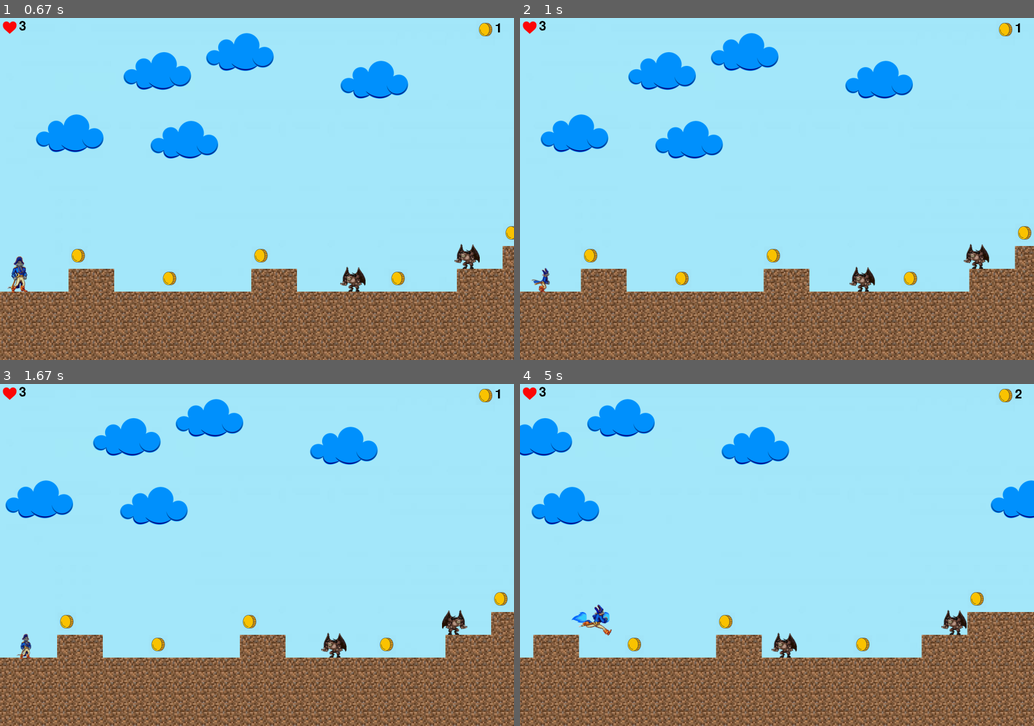
Above: before the commit, frames 1-4 (two rows, left to right).
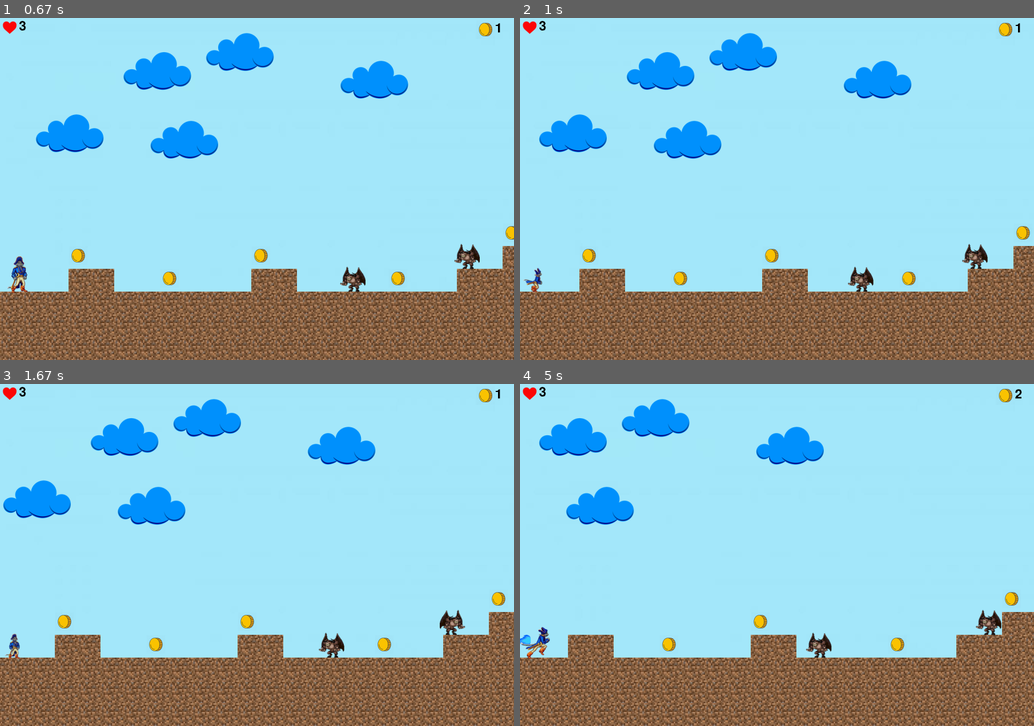
Above: after the commit, the same moments.

Repository: TimerBond/game
Game: pygame game, started from pygame/ProjectPygame/Main.py
The game is run twice, just before and just after one commit, with the same random seed, the same clock (stepped at 60 frames per second) and the same inputs.
Inputs (mouse positions are in pixels of both pictures, inside the frame that each line leads up to):
- Up to frame 1 (0.67 s): click (257, 189) at 0.38 s
- Up to frame 2 (1 s): hold R from 0.67 s (still down); hold Right from 0.67 s (still down)
- Up to frame 3 (1.67 s): release R at 1.13 s; release Right at 1.13 s; tap Space at 1.17 s; hold Right from 1.57 s (still down)
- Up to frame 4 (5 s): tap V at 1.72, 3.28, 4.88 s; release Right at 2.03 s; hold Right 2.07-2.53 s; tap T at 2.22, 3.72 s; hold Left 2.57-3.1 s; hold Left 3.13-3.53 s; hold Right 3.57-4.2 s; hold Left 4.23-4.7 s; hold Right from 4.73 s (still down)

Frame 1 is identical in both runs. In frame 2, 13% of the frame differs, in the area x 0-100%, y 4-100%; in frame 3, 15%; in frame 4, 22%.

Commit message:
Add files via upload

Diff:
--- /dev/null
+++ b/pygame/ProjectPygame/1.py
@@ -0,0 +1,2 @@
+import pygame.examples.eventlist
+pygame.examples.eventlist.main()
--- a/pygame/ProjectPygame/Main.py
+++ b/pygame/ProjectPygame/Main.py
@@ -69,9 +69,9 @@
     return x, y, count
 
 
-def Camera(all_sprites):
+def Camera(all_sprites, to):
     for sprite in all_sprites:
-        sprite.rect.x -= PLAYER_SPEED
+        sprite.rect.x -= PLAYER_SPEED * to
 
 
 pygame.font.init()
@@ -108,37 +108,43 @@
 
 start_screen()
 
-player = MainPlayer.AnimatedSprite(player_x, player_y, player_group, all_blocks)
+player = MainPlayer.AnimatedSprite(player_x, player_y, player_group, all_blocks, all_sprites)
 go = False
 clock = pygame.time.Clock()
 player_HP = 3
+to = 1
 while running:
     player_HP = player.HP
     for event in pygame.event.get():
         if event.type == pygame.QUIT:
             running = False
         elif event.type == pygame.KEYDOWN:
+            if event.key == 276:
+                to = -1
+                go = player.forward(to)
+                Camera(all_sprites, to)
             if event.key == 114:
                 player.changeHeightMode(1)
             if event.key == 116:
                 player.changeHeightMode(0)
             if event.key == 275:
-                go = player.forward()
-                Camera(all_sprites)
+                to = 1
+                go = player.forward(to)
+                Camera(all_sprites, to)
             if event.key == 32:
-                if go:
+                if go and player.heightMode == 0:
                     player.jump()
             if event.key == 118:
                 pos_x = player.rect.x
                 pos_y = player.rect.y
                 HeroBullet.HeroBullet(hero_bullets, all_sprites, pos_x, pos_y, all_blocks, monsters)
         elif event.type == pygame.KEYUP:
-            if event.key == 275:
+            if event.key == 275 or event.key == 276:
                 go = False
                 player.stop()
     if go:
-        go = player.forward()
-        Camera(all_sprites)
+        go = player.forward(to)
+        Camera(all_sprites, to)
     screen.fill((255, 255, 255))
     back.draw(screen)
     clouds_sprites.draw(screen)
--- a/pygame/ProjectPygame/MainPlayer.py
+++ b/pygame/ProjectPygame/MainPlayer.py
@@ -6,11 +6,12 @@
     modes = {
         0: (pygame.image.load('sprites/anim1.png'), pygame.image.load('sprites/anim1_1.png'), 8, 1),
         1: (pygame.image.load('sprites/anim2.png'), pygame.image.load('sprites/anim2_2.png'), 9, 1),
-        2: (pygame.image.load('sprites/anim3.png'), pygame.image.load('sprites/anim3_3.png'), 7, 1)
+        2: (pygame.image.load('sprites/anim3.png'), pygame.image.load('sprites/anim3_3.png'), 7, 1),
+        3: (pygame.image.load('sprites/anim4.png'), pygame.image.load('sprites/anim4_4.png'), 9, 1)
     }
 
-    def __init__(self, x, y, all_sprites, all_blocks):
-        super().__init__(all_sprites)
+    def __init__(self, x, y, group, all_blocks, all_sprites):
+        super().__init__(group, all_sprites)
         self.heightMode = 0
         self.mode = 0
         self.frames = []
@@ -46,14 +47,17 @@
         self.cut_sheet(AnimatedSprite.modes[mode][self.heightMode], AnimatedSprite.modes[mode][2], AnimatedSprite.modes[mode][3])
         self.mode = mode
 
-    def forward(self):
+    def forward(self, to):
         if self.mode == 0:
-            self.changeMode(1)
-        self.rect.x += PLAYER_SPEED
+            if to == 1:
+                self.changeMode(1)
+            else:
+                self.changeMode(3)
+        self.rect.x += PLAYER_SPEED * to
         blocks = pygame.sprite.spritecollide(self, self.all_blocks, False)
         for block in blocks:
             if block.rect.y < self.rect.y + self.rect.h - 10:
-                self.rect.x -= PLAYER_SPEED
+                self.rect.x -= PLAYER_SPEED * to
                 return False
         return True
 
@@ -65,6 +69,7 @@
         self.changeMode(2)
         if self.heightMode == 0:
             self.rect.y -= CELL_SIZE
+            self.rect.x += CELL_SIZE // 2
         self.changeMode(mode)
 
     def changeHeightMode(self, newMode):
--- a/pygame/ProjectPygame/const.py
+++ b/pygame/ProjectPygame/const.py
@@ -1,3 +1,3 @@
 CELL_SIZE = 60
 SIZE = 1350, 900
-PLAYER_SPEED = 5
+PLAYER_SPEED = 6
Binary file added: pygame/ProjectPygame/sprites/anim4.png
Binary file added: pygame/ProjectPygame/sprites/anim4_4.png
